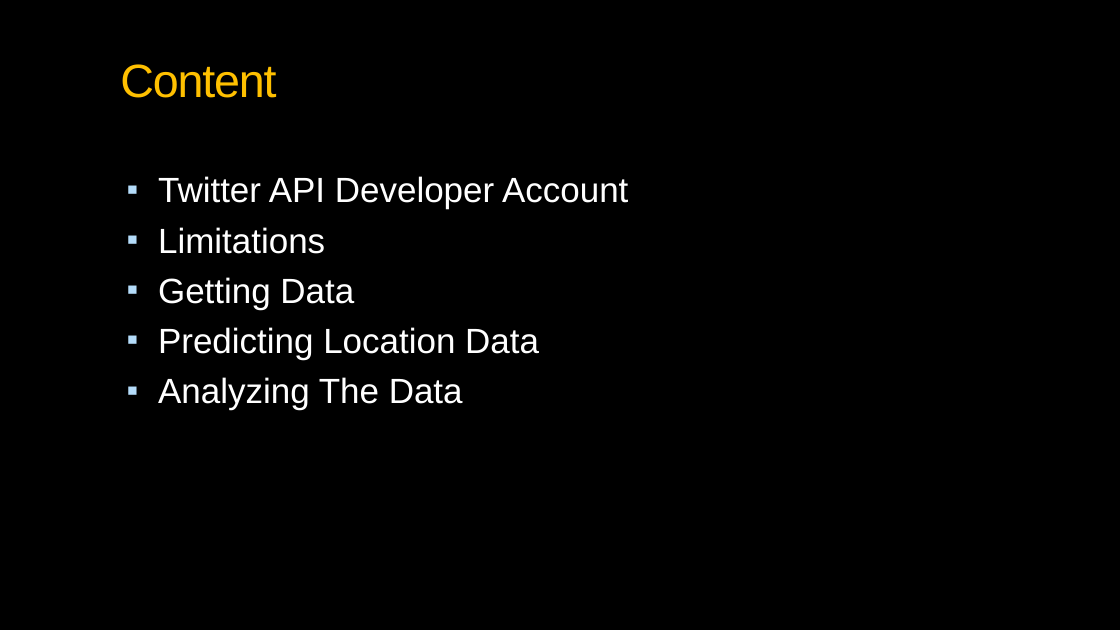
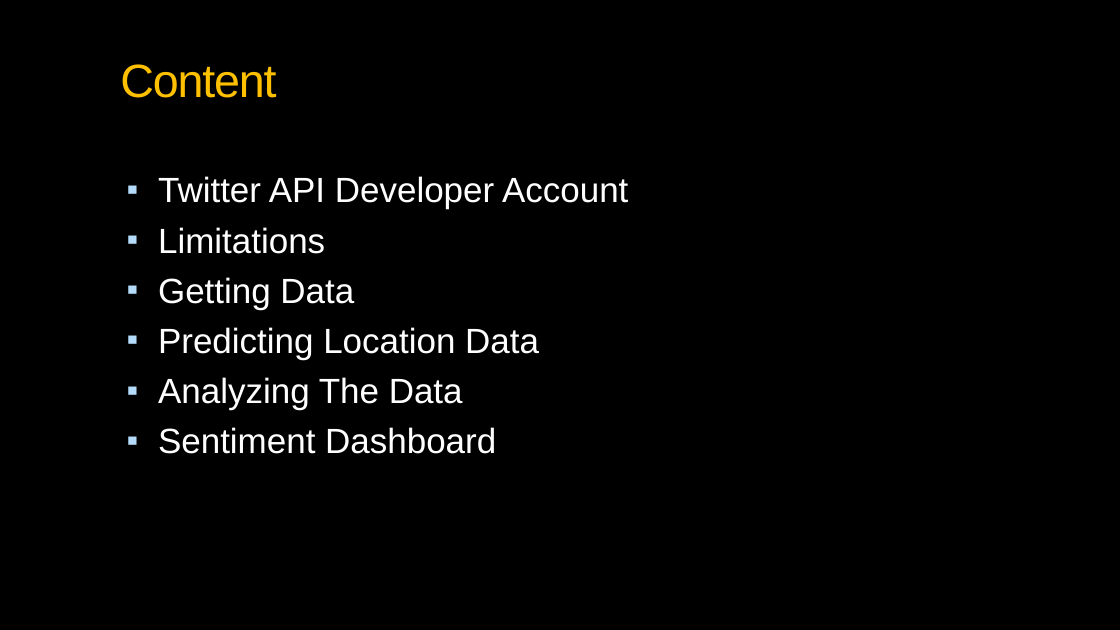
Before and after one commit to aliharakeh/M2-Project, a slide deck: slide 2 of Reports/Geospatial Intelligence_v2.pptx. Drawn at 1120x630 pixels with LibreOffice and Linux fonts; fonts in the diff are those of the drawing; background and template pictures are left out. Boxes give left, top, right and bottom in pixels: in the first picture for what was removed or moved away, otherwise in the second. Text is boxed around its words. In the diff, an @@ line names an element or a change of style, - is before the commit and + after.

```diff
--- a/Reports/Geospatial Intelligence_v2.pptx
+++ b/Reports/Geospatial Intelligence_v2.pptx
@@ text at (158, 427, 496, 454): paragraph added @@
+▪ Sentiment Dashboard
```
Also in this commit, not shown: 2 other slides changed, 1 slide removed, 10 other files.
